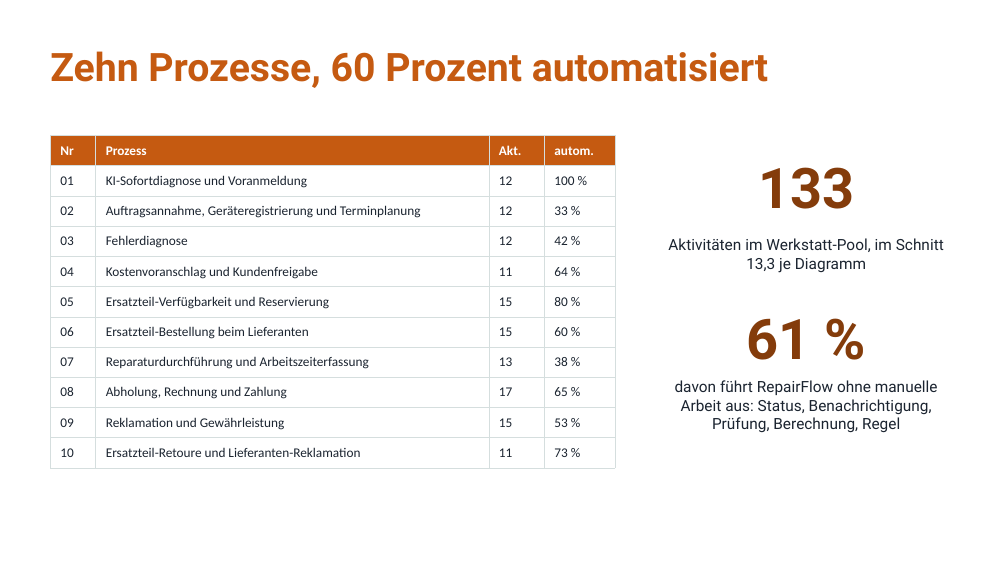
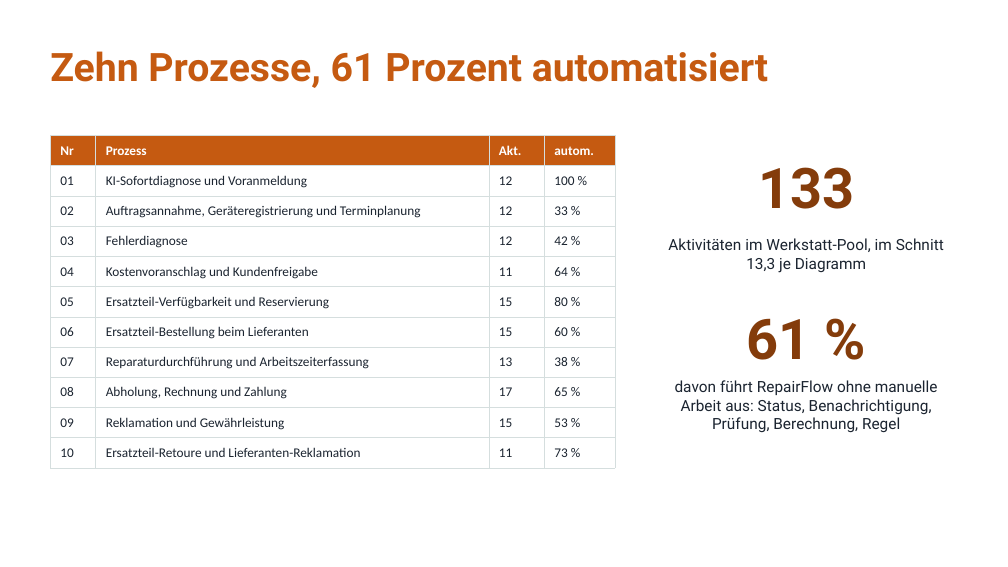
Before and after one commit to jakobschwan123-cmd/casestudy-semester-3, a slide deck: slide 11 of 4_praesentation/Abschlusspraesentation.pptx. Drawn at 1008x567 pixels with LibreOffice and Linux fonts; fonts in the diff are those of the drawing. Boxes give left, top, right and bottom in pixels: in the first picture for what was removed or moved away, otherwise in the second. Text is boxed around its words. In the diff, an @@ line names an element or a change of style, - is before the commit and + after.

```diff
--- a/4_praesentation/Abschlusspraesentation.pptx
+++ b/4_praesentation/Abschlusspraesentation.pptx
@@ text at [50,51,768,88]: text changed @@
-Zehn Prozesse, 60 Prozent automatisiert
+Zehn Prozesse, 61 Prozent automatisiert
```
Also in this commit, not shown: 4 other slides changed, 10 other files.
